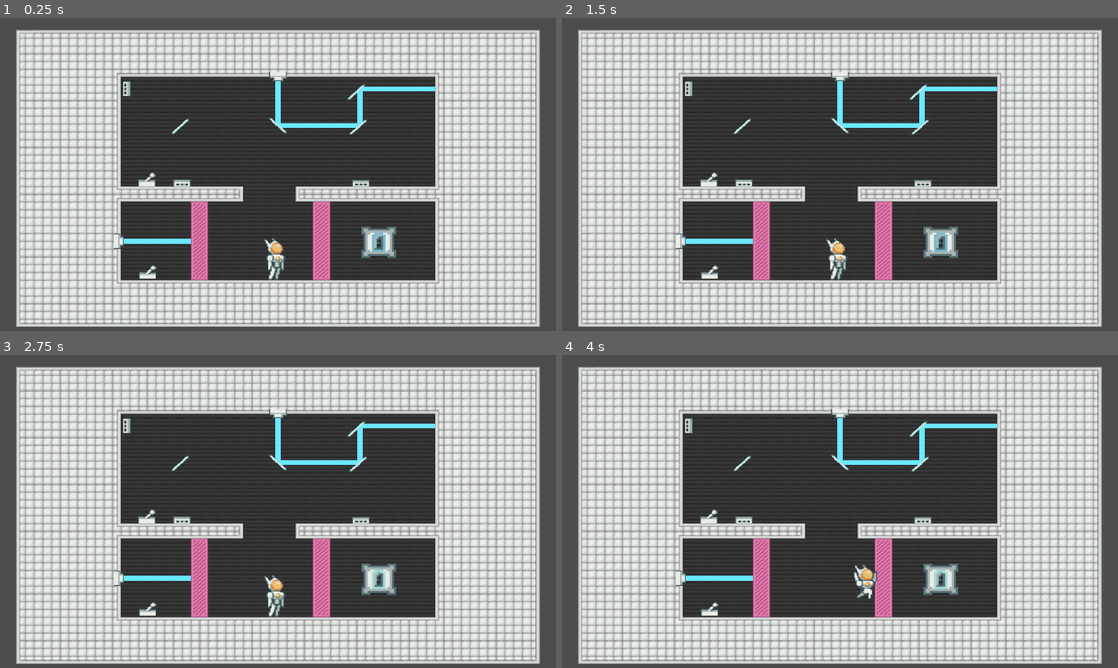
Above: before the commit, frames 1-4 (two rows, left to right).
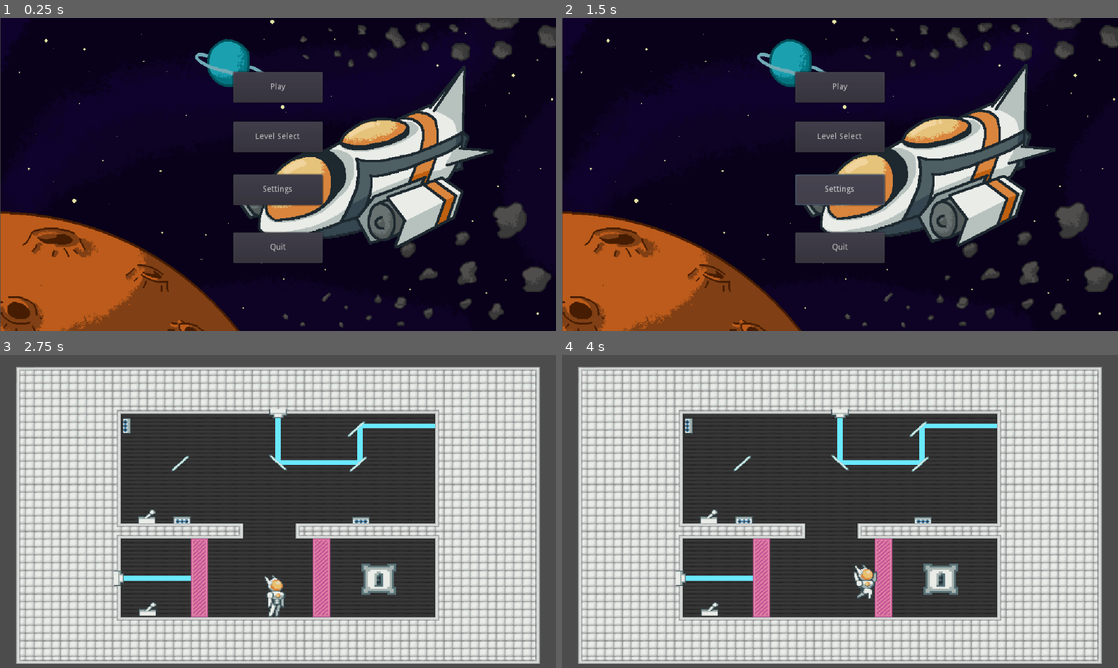
Above: after the commit, the same moments.

Repository: rakthalekk/VGDC-Fall-2021-Project
Game: Godot game, scene res://src/levels/TitleScreen.tscn
Same seed, same stepped clock (60 frames per second), same inputs: the game is played once before the commit and once after it. Before the commit the project starts from res://src/levels/Level1.tscn.
Inputs (mouse positions are in pixels of both pictures, inside the frame that each line leads up to):
- Up to frame 1 (0.25 s): no input
- Up to frame 2 (1.5 s): click (840, 136) at 0.5 s, where only the run after the commit has a clickable "Level Select"; click (840, 190) at 1.25 s, where only the run after the commit has a clickable "Settings"
- Up to frame 3 (2.75 s): click (278, 423) at 2 s, where only the run after the commit has a clickable "Play"
- Up to frame 4 (4 s): hold Right (move_right) from 2.78 s (still down); tap X (interact) at 2.85, 3.6 s; tap Z (jump) at 3.02, 3.77 s

The runs differ from the first frame. In frame 1, 93% of the frame differs, in the area x 0-100%, y 0-100%; in frame 2, 94%; in frame 3, 0.1%; in frame 4, 0.1%.

Commit message:
title screen in progress

Diff:
--- a/Puzzle Platformer/project.godot
+++ b/Puzzle Platformer/project.godot
@@ -51,7 +51,7 @@
 [application]
 
 config/name="Puzzle Platformer"
-run/main_scene="res://src/levels/Level1.tscn"
+run/main_scene="res://src/levels/TitleScreen.tscn"
 config/icon="res://icon.png"
 
 [autoload]
--- a/Puzzle Platformer/src/levels/Global.gd
+++ b/Puzzle Platformer/src/levels/Global.gd
@@ -1,7 +1,10 @@
 extends Node
 
-var current_scene = 1
+var current_scene = 0
 
 func go_next_stage(scene = current_scene + 1):
+	if (scene > 3):
+		print("wow! you win! pog")
+		return
 	current_scene = scene
 	get_tree().change_scene("res://src/levels/Level"+str(current_scene)+".tscn")
--- a/Puzzle Platformer/src/levels/TitleScreen.gd
+++ b/Puzzle Platformer/src/levels/TitleScreen.gd
@@ -1,16 +1,21 @@
 extends Node2D
 
 
-# Declare member variables here. Examples:
-# var a = 2
-# var b = "text"
+func _ready():
+	$AnimationPlayer.play("title")
 
 
-# Called when the node enters the scene tree for the first time.
-func _ready():
+func _on_Button_pressed():
+	Global.go_next_stage()
+
+
+func _on_LevelSelect_pressed():
 	pass # Replace with function body.
 
 
-# Called every frame. 'delta' is the elapsed time since the previous frame.
-#func _process(delta):
-#	pass
+func _on_Settings_pressed():
+	pass # Replace with function body.
+
+
+func _on_Quit_pressed():
+	get_tree().quit()
--- a/Puzzle Platformer/src/levels/TitleScreen.tscn
+++ b/Puzzle Platformer/src/levels/TitleScreen.tscn
@@ -1,7 +1,10 @@
-[gd_scene load_steps=4 format=2]
+[gd_scene load_steps=8 format=2]
 
-[ext_resource path="res://assets/sprites/titleScreen.png" type="Texture" id=1]
+[ext_resource path="res://assets/sprites/titleScreenfix.png" type="Texture" id=1]
 [ext_resource path="res://src/levels/TitleScreen.gd" type="Script" id=2]
+[ext_resource path="res://assets/sprites/inactiveButton(lvlSelect).png" type="Texture" id=3]
+[ext_resource path="res://assets/sprites/PixelNumbers.ttf" type="DynamicFontData" id=4]
+[ext_resource path="res://assets/sprites/activeButton(lvlSelect).png" type="Texture" id=5]
 
 [sub_resource type="Animation" id=1]
 resource_name = "title"
@@ -21,28 +24,147 @@
 "values": [ 0, 1, 2, 3, 4, 5, 6, 7, 8 ]
 }
 
+[sub_resource type="DynamicFont" id=2]
+size = 40
+font_data = ExtResource( 4 )
+
 [node name="TitleScreen" type="Node2D"]
 script = ExtResource( 2 )
 
 [node name="Sprite" type="Sprite" parent="."]
-position = Vector2( 5, 0 )
+position = Vector2( 1.7818, 0 )
 texture = ExtResource( 1 )
 hframes = 9
-frame = 7
 
 [node name="Camera2D" type="Camera2D" parent="."]
 current = true
 zoom = Vector2( 0.8, 0.8 )
 
-[node name="Button" type="Button" parent="."]
-margin_left = -60.0678
-margin_top = -141.493
-margin_right = -48.0678
-margin_bottom = -121.493
-text = "hello i am game"
+[node name="AnimationPlayer" type="AnimationPlayer" parent="."]
+anims/title = SubResource( 1 )
+
+[node name="TitleScreenButtons" type="Node2D" parent="."]
+
+[node name="StartGame" type="Button" parent="TitleScreenButtons"]
+margin_left = -77.0
+margin_top = -177.364
+margin_right = 77.0
+margin_bottom = -124.364
+text = "Play"
 __meta__ = {
 "_edit_use_anchors_": false
 }
 
-[node name="AnimationPlayer" type="AnimationPlayer" parent="."]
-anims/title = SubResource( 1 )
+[node name="LevelSelect" type="Button" parent="TitleScreenButtons"]
+margin_left = -77.0
+margin_top = -91.0
+margin_right = 77.0
+margin_bottom = -38.0
+text = "Level Select"
+__meta__ = {
+"_edit_use_anchors_": false
+}
+
+[node name="Settings" type="Button" parent="TitleScreenButtons"]
+margin_left = -77.0
+margin_right = 77.0
+margin_bottom = 53.0
+text = "Settings"
+__meta__ = {
+"_edit_use_anchors_": false
+}
+
+[node name="Quit" type="Button" parent="TitleScreenButtons"]
+margin_left = -77.0
+margin_top = 100.0
+margin_right = 77.0
+margin_bottom = 153.0
+text = "Quit"
+__meta__ = {
+"_edit_use_anchors_": false
+}
+
+[node name="LevelSelectButtons" type="Node2D" parent="."]
+visible = false
+
+[node name="Lvl1" type="TextureButton" parent="LevelSelectButtons"]
+margin_left = -200.0
+margin_top = -100.0
+margin_right = -120.0
+margin_bottom = -20.0
+texture_normal = ExtResource( 3 )
+texture_pressed = ExtResource( 5 )
+expand = true
+__meta__ = {
+"_edit_use_anchors_": false
+}
+
+[node name="Label" type="Label" parent="LevelSelectButtons/Lvl1"]
+anchor_right = 1.0
+anchor_bottom = 1.0
+margin_top = 10.0
+margin_right = 5.0
+margin_bottom = 10.0
+custom_fonts/font = SubResource( 2 )
+text = "1"
+align = 1
+valign = 1
+__meta__ = {
+"_edit_use_anchors_": false
+}
+
+[node name="Lvl2" type="TextureButton" parent="LevelSelectButtons"]
+margin_left = -40.0
+margin_top = -100.0
+margin_right = 40.0
+margin_bottom = -20.0
+texture_normal = ExtResource( 3 )
+texture_pressed = ExtResource( 5 )
+expand = true
+__meta__ = {
+"_edit_use_anchors_": false
+}
+
+[node name="Label" type="Label" parent="LevelSelectButtons/Lvl2"]
+anchor_right = 1.0
+anchor_bottom = 1.0
+margin_top = 10.0
+margin_right = 5.0
+margin_bottom = 10.0
+custom_fonts/font = SubResource( 2 )
+text = "2"
+align = 1
+valign = 1
+__meta__ = {
+"_edit_use_anchors_": false
+}
+
+[node name="Lvl3" type="TextureButton" parent="LevelSelectButtons"]
+margin_left = 120.0
+margin_top = -100.0
+margin_right = 200.0
+margin_bottom = -20.0
+texture_normal = ExtResource( 3 )
+texture_pressed = ExtResource( 5 )
+expand = true
+__meta__ = {
+"_edit_use_anchors_": false
+}
+
+[node name="Label" type="Label" parent="LevelSelectButtons/Lvl3"]
+anchor_right = 1.0
+anchor_bottom = 1.0
+margin_top = 10.0
+margin_right = 5.0
+margin_bottom = 10.0
+custom_fonts/font = SubResource( 2 )
+text = "3"
+align = 1
+valign = 1
+__meta__ = {
+"_edit_use_anchors_": false
+}
+[connection signal="pressed" from="TitleScreenButtons/StartGame" to="." method="_on_Button_pressed"]
+[connection signal="pressed" from="TitleScreenButtons/LevelSelect" to="." method="_on_LevelSelect_pressed"]
+[connection signal="pressed" from="TitleScreenButtons/Settings" to="." method="_on_Settings_pressed"]
+[connection signal="pressed" from="TitleScreenButtons/Quit" to="." method="_on_Quit_pressed"]
Not shown, added: Puzzle Platformer/assets/sprites/ResetSign.png.import
Not shown, added: Puzzle Platformer/assets/sprites/titleScreenfix.png.import
Not shown, added: Puzzle Platformer/assets/sprites/tutorialSign(Level1).png.import
Not shown: 1 places in Puzzle Platformer/src/levels/Level2.tscn that only renumber resources
Not shown: 1 places in Puzzle Platformer/src/levels/Level3.tscn that only renumber resources
